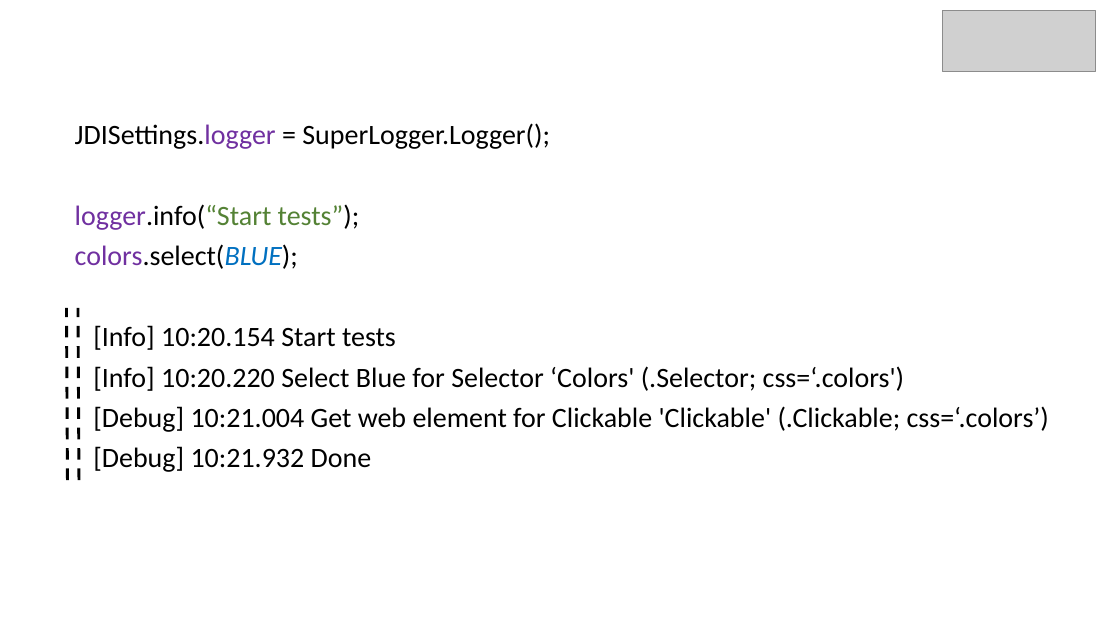
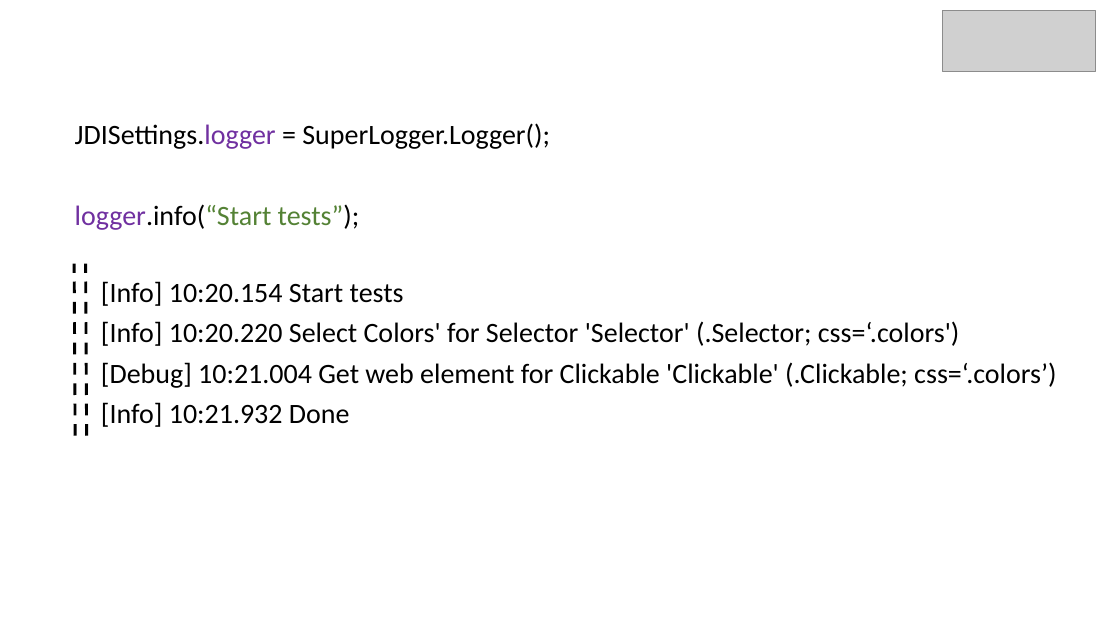
Before and after one commit to epam/JDI, a slide deck: slide 25 of 8 JDI Settings.pptx (slide 13 before the commit). Drawn at 1120x630 pixels with LibreOffice and Linux fonts; fonts in the diff are those of the drawing; grey boxes stand for pictures; background and template pictures are left out. Boxes give left, top, right and bottom in pixels: in the first picture for what was removed or moved away, otherwise in the second. Text is boxed around its words. In the diff, an @@ line names an element or a change of style, - is before the commit and + after.

Commit message:
add new version of presentation

```diff
--- a/8 JDI Settings.pptx
+++ b/8 JDI Settings.pptx
@@ line moved from (67, 480) - (66, 308) to (75, 436) - (74, 264) @@
@@ text at [75,244,298,269]: paragraph removed @@
-colors.select(BLUE);
@@ line moved from (79, 480) - (78, 308) to (87, 436) - (86, 264) @@
@@ text "[Info] 10:20.154 Start tests": place and size @@
-text "[Info] 10:20.154 Start tests" at [93,325,1049,472]
+text "[Info] 10:20.154 Start tests" at [101,281,1056,427]
@@ text at [101,321,960,346]: text changed @@
-[Info] 10:20.220 Select Blue for Selector ‘Colors' (.Selector; css=‘.colors')
+[Info] 10:20.220 Select Colors' for Selector 'Selector' (.Selector; css=‘.colors')
@@ text at [101,402,350,427]: text changed @@
-[Debug] 10:21.932 Done
+[Info] 10:21.932 Done
```
Also in this commit, not shown: 11 other slides changed, 13 slides added, 5 slides removed.
